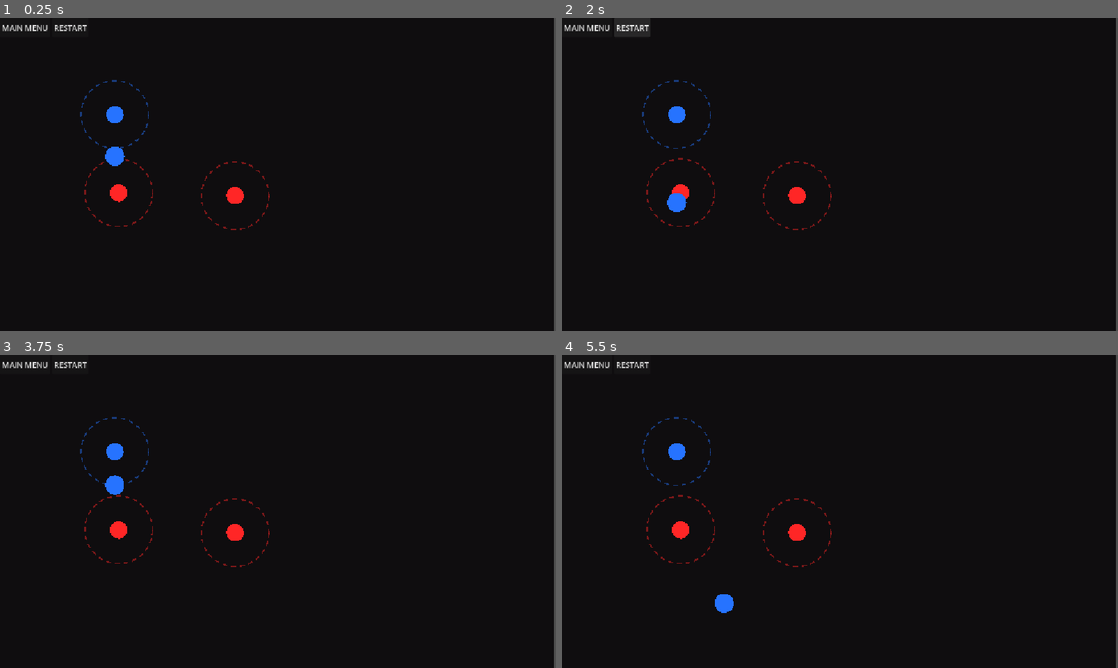
Above: before the commit, frames 1-4 (two rows, left to right).
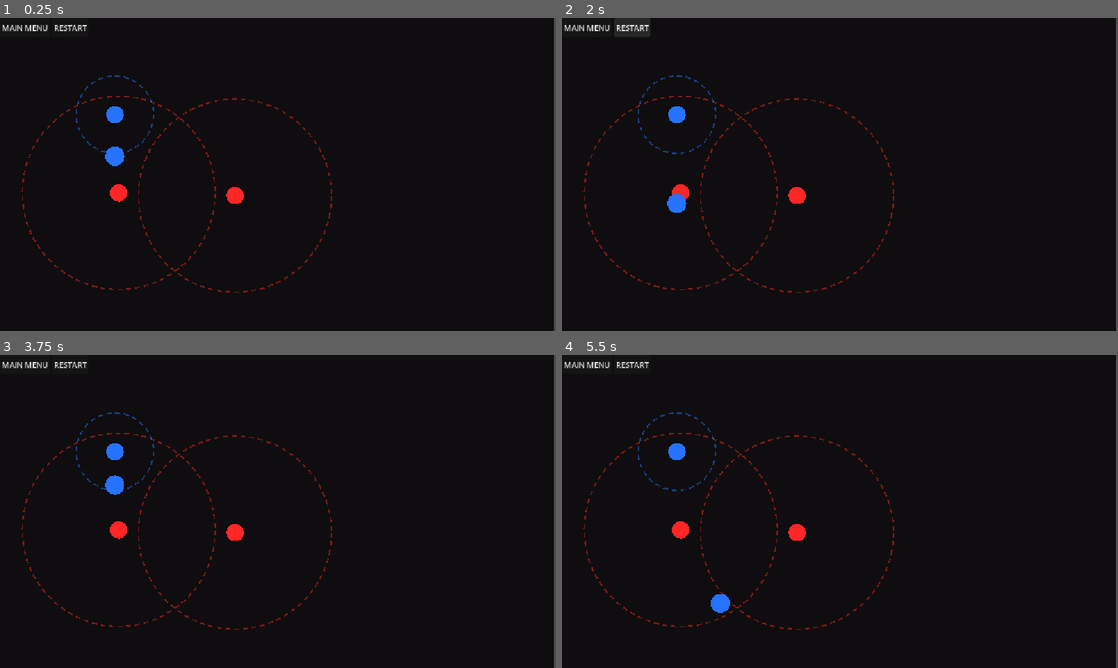
Above: after the commit, the same moments.

Repository: e-neuf/summer-summit-game-jam
Game: Godot game, scene res://levels/Level0.tscn
Two runs of this game, one before a commit and one after it. Both use one fixed random seed, a clock stepped at 60 frames per second and the inputs below. The engine's default icon, where the game draws it, is replaced by a stand-in: a white triangle on a blue panel in a dark square.
Inputs (mouse positions are in pixels of both pictures, inside the frame that each line leads up to):
- Up to frame 1 (0.25 s): no input
- Up to frame 2 (2 s): click "RESTART" at 0.5 s; click "RESTART" at 1.25 s
- Up to frame 3 (3.75 s): click "RESTART" at 2 s; click "MAIN MENU" at 2.75 s; click "PLAY" at 3.5 s
- Up to frame 4 (5.5 s): move the mouse to (795, 533) at 4.27 s; press the mouse at (795, 533) at 4.28 s; hold Right (move_right) 4.28-5.03 s; tap Space (flip_polarity) at 4.35, 5.3 s; move the mouse to (678, 530) at 5.02 s; release the mouse at (678, 530) at 5.03 s; hold Left (move_left) from 5.03 s (still down); click (678, 530) at 5.1 s

The runs differ from the first frame. In frame 1, 0.9% of the frame differs, in the area x 3-60%, y 18-88%; in frame 2, 1.0%; in frame 3, 0.9%; in frame 4, 1.0%.

Commit message:
change magnet range dynamically, fix restart button

Diff:
--- a/levels/Level0.tscn
+++ b/levels/Level0.tscn
@@ -42,10 +42,12 @@
 [node name="Magentic Poles" parent="." index="6" unique_id=1551102258 instance=ExtResource("3_3d6os")]
 position = Vector2(487, 368)
 polarity = -1
+current_field_radius = 200.0
 
 [node name="Magentic Poles2" parent="." index="7" unique_id=1547105525 instance=ExtResource("3_3d6os")]
 position = Vector2(246, 362)
 polarity = -1
+current_field_radius = 200.0
 
 [node name="Magentic Poles3" parent="." index="8" unique_id=1459443249 instance=ExtResource("3_3d6os")]
 position = Vector2(238, 200)
--- a/project.godot
+++ b/project.godot
@@ -23,6 +23,10 @@
 
 window/stretch/mode="canvas_items"
 window/stretch/aspect="expand"
+
+[editor_plugins]
+
+enabled=PackedStringArray("res://addons/GDQuest_GDScript_formatter/plugin.cfg")
 
 [input]
 
--- a/scripts/Global.gd
+++ b/scripts/Global.gd
@@ -2,6 +2,8 @@
 ##STORES VARIABLES ALL ENTITES CAN ACCESS
 ##FOR EASE OF IDK VARIABLE SHARING CUZ I BECAME STUPID
 
+signal Player_Registered()
+
 var MC_magnets_in_range: Array = []
-var Main_character = 0
+var Main_character = null
 var Current_Attraction = null
--- a/scripts/level.gd
+++ b/scripts/level.gd
@@ -1,10 +1,6 @@
 extends Node2D
 
 const MAIN_MENU = "res://main_menu.tscn"
-
-@onready var player = get_node("Main Character")
-@onready var player_start_pos = player.global_position
-@onready var player_start_polarity = player.polarity
 
 
 # Called when the node enters the scene tree for the first time.
@@ -25,6 +21,4 @@
 # Resets the player's position and polarity
 func restart_level() -> void:
 	Global.Current_Attraction = null
-	player.velocity = Vector2.ZERO
-	player.global_position = player_start_pos
-	player.set_polarity(player_start_polarity)
+	Global.Main_character.reset_self()
--- a/scripts/magentic_poles.gd
+++ b/scripts/magentic_poles.gd
@@ -3,11 +3,14 @@
 const POSITIVE_COLOR := Color(0.15, 0.45, 1.0)
 const NEGATIVE_COLOR := Color(1.0, 0.15, 0.15)
 
-const BODY_RADIUS := 18.0 #solid visible body, always this size regardless of field_radius
+const BODY_RADIUS := 18.0 #solid visible body, always this size regardless of field radius
 const RING_ALPHA := 0.45
 const RING_WIDTH := 3.0
 const DASH_LENGTH := 10.0
 const GAP_LENGTH := 8.0
+
+const attractive_field_radius: float = 200.0 # the radius the player must be in to be attracted to the magnet
+var repellant_field_radius: float = 80.0 # the radius the player must be in to be repelled from the magnet
 
 enum Kind {
 	POST,
@@ -18,7 +21,7 @@
 
 @export var kind: Kind = Kind.POST
 @export var polarity: int = 1 #this needs to be either 1 or -1 to be able to calculate the math
-@export var field_radius: float = 70.0 #how far away the player needs to be for the field to affect them
+var current_field_radius: float = 80.0
 
 
 func _get_color() -> Color:
@@ -30,9 +33,7 @@
 	$Label.text = "+" if polarity > 0 else "−"
 	$Label.modulate = _get_color()
 	self.input_event.connect(_on_self_clicked)
-	if $CollisionShape2D.shape:
-		$CollisionShape2D.shape.radius = field_radius
-	queue_redraw()
+	Global.Player_Registered.connect(on_player_registered)
 
 
 func _process(_delta: float) -> void:
@@ -42,7 +43,7 @@
 func _draw() -> void:
 	var color := _get_color()
 	draw_circle(Vector2.ZERO, BODY_RADIUS, color)
-	_draw_dashed_ring(field_radius, Color(color.r, color.g, color.b, RING_ALPHA))
+	_draw_dashed_ring(current_field_radius, Color(color.r, color.g, color.b, RING_ALPHA))
 
 
 #to show mangetic field
@@ -58,11 +59,13 @@
 func _on_body_entered(body: Node2D) -> void:
 	if body.has_method("register_magnet"):
 		body.register_magnet(self)
+		print("Magnet %s registering myself" % self.name)
 
 
 func _on_body_exited(body: Node2D) -> void:
 	if body.has_method("unregister_magnet"):
 		body.unregister_magnet(self)
+		print("Magnet %s UNregistering myself" % self.name)
 
 
 func _on_mouse_entered() -> void:
@@ -84,5 +87,26 @@
 			print("I am attractive")
 			Global.Current_Attraction = self
 		else:
-			print("I am unattractive")
+			print(
+				"I am unattractive | %s | %s | %s"
+				% [
+					polarity != Global.Main_character.polarity,
+					Global.MC_magnets_in_range.rfind(self) != -1,
+					$CollisionShape2D.shape.radius,
+				]
+			)
 			Global.Current_Attraction = null
+
+
+func on_player_registered() -> void:
+	current_field_radius = attractive_field_radius if polarity != Global.Main_character.polarity else repellant_field_radius
+	$CollisionShape2D.shape = $CollisionShape2D.shape.duplicate()
+	$CollisionShape2D.shape.radius = current_field_radius
+	queue_redraw()
+	Global.Main_character.polarity_flip.connect(on_polarity_flip)
+
+
+func on_polarity_flip(pol: int) -> void:
+	current_field_radius = attractive_field_radius if polarity != pol else repellant_field_radius
+	$CollisionShape2D.shape.radius = current_field_radius
+	queue_redraw()
--- a/scripts/main_character.gd
+++ b/scripts/main_character.gd
@@ -18,6 +18,11 @@
 var polarity: int = 1
 var flip_cooldown: float = 0.0
 
+@onready var start_pos = global_position
+@onready var start_polarity = polarity
+
+signal polarity_flip(pol: int)
+
 
 func register_magnet(m) -> void:
 	Global.MC_magnets_in_range.append(m)
@@ -27,9 +32,12 @@
 	Global.MC_magnets_in_range.erase(m)
 
 
-func set_polarity(pol) -> void:
-	polarity = pol
+func reset_self() -> void:
+	velocity = Vector2.ZERO
+	global_position = start_pos
+	polarity = start_polarity
 	_update_visual()
+	polarity_flip.emit(polarity)
 
 
 func _get_color() -> Color:
@@ -38,6 +46,7 @@
 
 func _ready() -> void:
 	Global.Main_character = self
+	Global.Player_Registered.emit()
 	_update_visual()
 
 
@@ -59,6 +68,7 @@
 		polarity *= -1
 		flip_cooldown = FLIP_COOLDOWN
 		_update_visual()
+		polarity_flip.emit(polarity)
 
 	var target_velocity = Vector2.ZERO
 
@@ -109,3 +119,7 @@
 			get_tree().reload_current_scene()
 		elif nearest.kind == nearest.Kind.GOAL and polarity != nearest.polarity:
 			print("LEVEL COMPLETE")
+
+
+func _exit_tree() -> void:
+	Global.Main_character = null
